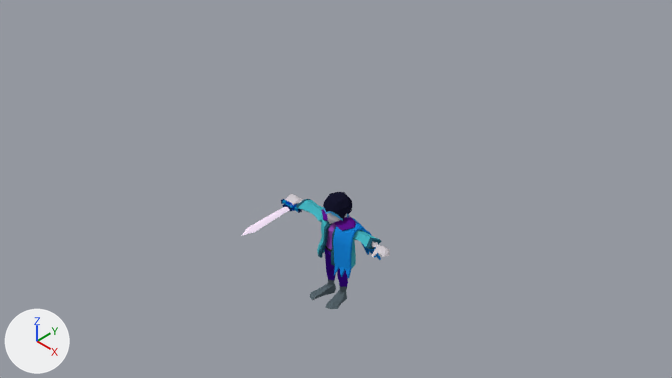
The Blender file blender/infinity.blend, before and after one commit.
The view is the same before and after, from the file's camera 'FrontRight'. Lighting does not change. The marker at lower left points along +X, +Y and +Z.

The first picture shows 'Arm', 'Blade', 'Body', 'Cape', 'Hair', 'Hand', 'Head', 'Jacket'.
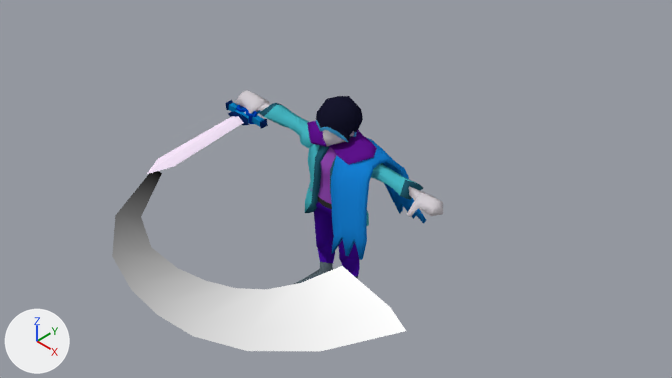
Changed parts and their boxes (x1, y1, x2, y2) in the pictures (672 x 378 px):
'SwordAttack1-Path', added
    after: (112, 171, 406, 351)
'Cape', moved, rescaled (102% wider, 100% taller)
    before: (322, 209, 381, 278)
    after: (307, 121, 427, 260)
'Body', moved, rescaled
    before: (310, 223, 348, 309)
    after: (295, 140, 360, 284)
'Arm', moved, rescaled (94% wider, 94% taller)
    before: (296, 199, 382, 249)
    after: (257, 102, 425, 200)
'Blade', moved, rescaled (97% wider, 97% taller)
    before: (241, 199, 302, 236)
    after: (147, 100, 268, 174)
'Hair', moved, rescaled (60% wider, 57% taller)
    before: (323, 192, 352, 221)
    after: (316, 96, 363, 142)
'Jacket', reshaped, moved, rescaled
    before: (317, 220, 356, 268)
    after: (305, 136, 369, 226)
'Hand', moved, rescaled (98% wider, 100% taller)
    before: (285, 194, 390, 257)
    after: (234, 90, 443, 217)
'Head', moved, rescaled
    before: (327, 213, 347, 224)
    after: (323, 130, 354, 146)

Patch to the scene script:
```diff
--- a/blender/infinity.blend.py
+++ b/blender/infinity.blend.py
@@ mat_slash @@
+mat_slash = bpy.data.materials.new('Slash')
+mat_slash.use_nodes = True; mat_slash.node_tree.nodes.clear()
+_N = mat_slash.node_tree.nodes; _L = mat_slash.node_tree.links
+n0 = _N.new('ShaderNodeOutputMaterial'); n0.name = 'Material Output'
+n1 = _N.new('ShaderNodeUVMap'); n1.name = 'UV Map'
+n2 = _N.new('ShaderNodeSeparateXYZ'); n2.name = 'Separate XYZ'
+_L.new(n1.outputs[0], n2.inputs[0])  # 'UV' to 'Vector'
+_L.new(n2.outputs[0], n0.inputs[0])  # 'X' to 'Surface'
@@ me_basemodels_003 @@
 # used by ob_jacket; location = (0.0, 0.008, 0.0); scale = (0.4, 0.4, 0.4)
-me_basemodels_003.from_pydata(...)  # 59 vertices, 64 faces; spans x 0.0..0.365, y -0.255..0.263, z 0.823..1.754
+me_basemodels_003.from_pydata(...)  # 59 vertices, 64 faces; spans x 0.0..0.269, y -0.16..0.241, z 0.892..1.747
+# me_basemodels_003 part 1: 59 of 59 vertices moved; they spanned x 0.0..0.365, y -0.255..0.263, z 0.823..1.754 and now span x 0.0..0.269, y -0.16..0.241, z 0.892..1.747; mean shift (-0.017, -0.006, 0.007); largest move (0.361, -0.029, 0.823) -> (0.269, -0.026, 0.892)
 me_basemodels_003.materials.append(mat_shirt)
@@ cu_beziercurve @@
+cu_beziercurve = bpy.data.curves.new('BezierCurve', 'CURVE')
+cu_beziercurve.dimensions = '3D'
+_sp = cu_beziercurve.splines.new('BEZIER'); _sp.bezier_points.add(2)
+_sp.bezier_points.foreach_set('co', [-1.17, -0.709, 0.918, 0.0078, -1.631, 0.815, 1.127, -0.724, 0.916])
+_sp.bezier_points.foreach_set('handle_left', [-1.261, -0.00493, 1.044, -0.351, -1.627, 0.815, 0.925, -1.493, 0.854])
+_sp.bezier_points.foreach_set('handle_right', [-1.066, -1.517, 0.772, 0.387, -1.635, 0.816, 1.463, 0.557, 1.02])
+for _p, _l, _r in zip(_sp.bezier_points, ['ALIGNED', 'ALIGNED', 'ALIGNED'], ['ALIGNED', 'ALIGNED', 'ALIGNED']): _p.handle_left_type = _l; _p.handle_right_type = _r
+_sp.bezier_points.foreach_set('radius', [0.0582, 0.342, 0.625])
+_sp.order_u = 0
+_sp.order_v = 0
+_sp.resolution_u = 4
+_sp.use_smooth = False
+cu_beziercurve.materials.append(mat_slash)
+cu_beziercurve.use_path = True
+cu_beziercurve.bevel_mode = 'OBJECT'
+cu_beziercurve.bevel_profile.use_clip = True
+cu_beziercurve.bevel_depth = 0.5
+cu_beziercurve.resolution_u = 4
+cu_beziercurve.fill_mode = 'FULL'
+cu_beziercurve.bevel_object = ob_slashbevel
@@ cu_beziercircle @@
+cu_beziercircle = bpy.data.curves.new('BezierCircle', 'CURVE')
+cu_beziercircle.dimensions = '3D'
+_sp = cu_beziercircle.splines.new('BEZIER'); _sp.bezier_points.add(3)
+_sp.bezier_points.foreach_set('co', [-1.0, 0.0, 0.0, 0.523, 0.165, 0.0, 1.0, 0.0, 0.0, 0.523, -0.165, 0.0])
+_sp.bezier_points.foreach_set('handle_left', [-1.0, -0.0466, 0.0, 0.12, 0.165, 0.0, 1.0, 0.0478, 0.0, 0.849, -0.165, 0.0])
+_sp.bezier_points.foreach_set('handle_right', [-1.0, 0.0466, 0.0, 0.926, 0.165, 0.0, 1.0, -0.0478, 0.0, 0.197, -0.165, 0.0])
+for _p, _l, _r in zip(_sp.bezier_points, ['ALIGNED', 'ALIGNED', 'ALIGNED', 'ALIGNED'], ['ALIGNED', 'ALIGNED', 'ALIGNED', 'ALIGNED']): _p.handle_left_type = _l; _p.handle_right_type = _r
+_sp.order_u = 0
+_sp.order_v = 0
+_sp.resolution_u = 1
+_sp.use_cyclic_u = True
+cu_beziercircle.use_path = True
+cu_beziercircle.resolution_u = 1
+cu_beziercircle.fill_mode = 'FULL'
@@ ob_body @@
 ob_body = bpy.data.objects.new('Body', me_basemodels)
-ob_body.location = (0.0, 0.008, 0.0)
-ob_body.scale = (0.4, 0.4, 0.4)
+ob_body.location = (0.0, 0.016, 0.0)
+ob_body.scale = (0.8, 0.8, 0.8)
 _m = ob_body.modifiers.new('Mirror', 'MIRROR')
@@ ob_hair @@
 ob_hair = bpy.data.objects.new('Hair', me_basemodels_001)
-ob_hair.location = (0.0, 0.008, 0.0)
-ob_hair.scale = (0.4, 0.4, 0.4)
+ob_hair.location = (-0.002, 0.018, 0.295)
+ob_hair.scale = (0.64, 0.64, 0.64)
 ob_hair.visible_shadow = False
@@ ob_cape @@
 ob_cape = bpy.data.objects.new('Cape', me_basemodels_002)
-ob_cape.location = (0.0, 0.008, 0.0)
-ob_cape.scale = (0.4, 0.4, 0.4)
+ob_cape.location = (0.0, 0.016, 0.0)
+ob_cape.scale = (0.8, 0.8, 0.8)
 _m = ob_cape.modifiers.new('Solidify', 'SOLIDIFY')
@@ ob_jacket @@
 ob_jacket = bpy.data.objects.new('Jacket', me_basemodels_003)
-ob_jacket.location = (0.0, 0.008, 0.0)
-ob_jacket.scale = (0.4, 0.4, 0.4)
+ob_jacket.location = (0.0, 0.016, 0.0)
+ob_jacket.scale = (0.8, 0.8, 0.8)
 _m = ob_jacket.modifiers.new('Mirror', 'MIRROR')
@@ ob_head @@
 ob_head = bpy.data.objects.new('Head', me_basemodels_004)
-ob_head.location = (0.0, 0.008, 0.0)
-ob_head.scale = (0.4, 0.4, 0.4)
+ob_head.location = (-0.002, 0.024, 0.298)
+ob_head.scale = (0.64, 0.64, 0.64)
 _m = ob_head.modifiers.new('Mirror', 'MIRROR')
@@ ob_arm @@
 ob_arm = bpy.data.objects.new('Arm', me_basemodels_005)
-ob_arm.location = (0.0, 0.008, 0.0)
-ob_arm.scale = (0.4, 0.4, 0.4)
+ob_arm.location = (0.0, 0.016, 0.0)
+ob_arm.scale = (0.8, 0.8, 0.8)
 _m = ob_arm.modifiers.new('Mirror', 'MIRROR')
@@ ob_hand @@
 ob_hand = bpy.data.objects.new('Hand', me_basemodels_006)
-ob_hand.location = (0.0, 0.008, 0.0)
-ob_hand.scale = (0.4, 0.4, 0.4)
+ob_hand.location = (0.0, 0.016, 0.0)
+ob_hand.scale = (0.8, 0.8, 0.8)
 _m = ob_hand.modifiers.new('Mirror', 'MIRROR')
@@ ob_blade @@
 ob_blade = bpy.data.objects.new('Blade', me_cube)
-ob_blade.location = (-0.446, -0.136, 0.621)
+ob_blade.location = (-0.891, -0.273, 1.242)
 ob_blade.rotation_euler = (1.571, -0.0169, 0.0169)  # degrees (90, -1, 1)
-ob_blade.scale = (0.2, 0.2, 0.2)
+ob_blade.scale = (0.4, 0.4, 0.4)
 _m = ob_blade.modifiers.new('Mirror', 'MIRROR')
@@ ob_swordattack1_path @@
+ob_swordattack1_path = bpy.data.objects.new('SwordAttack1-Path', cu_beziercurve)
+ob_swordattack1_path.location = (0.0, 0.0, 0.0)
@@ ob_slashbevel @@
+ob_slashbevel = bpy.data.objects.new('SlashBevel', cu_beziercircle)
+ob_slashbevel.location = (3.798, -0.27, -0.0949)
+ob_slashbevel.scale = (0.755, 0.755, 0.755)
```
